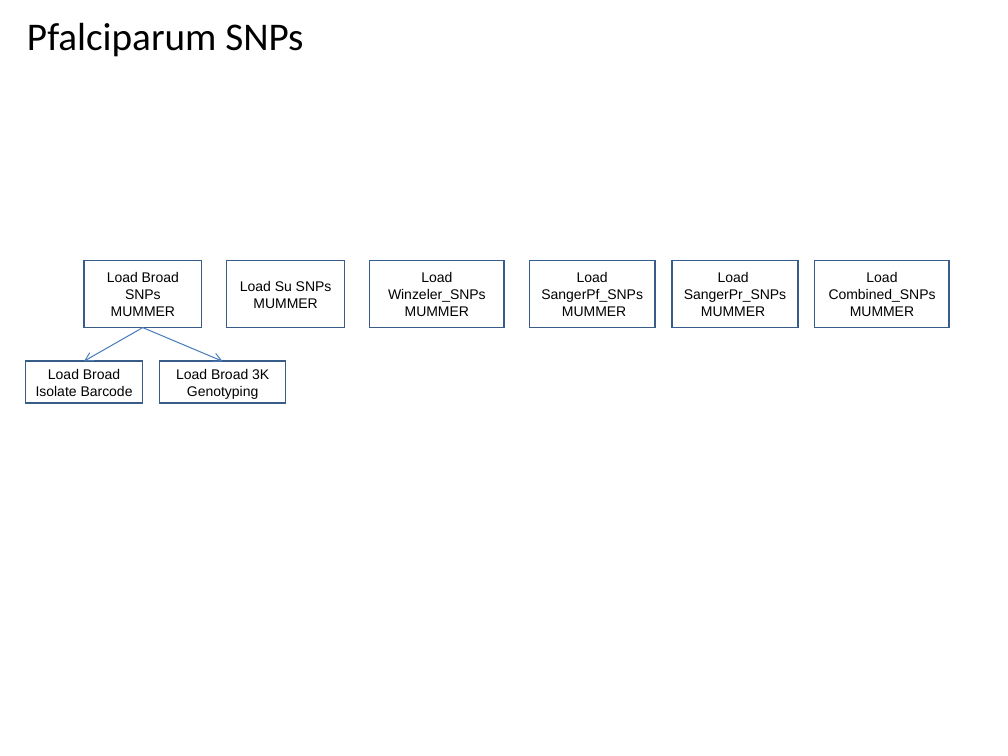
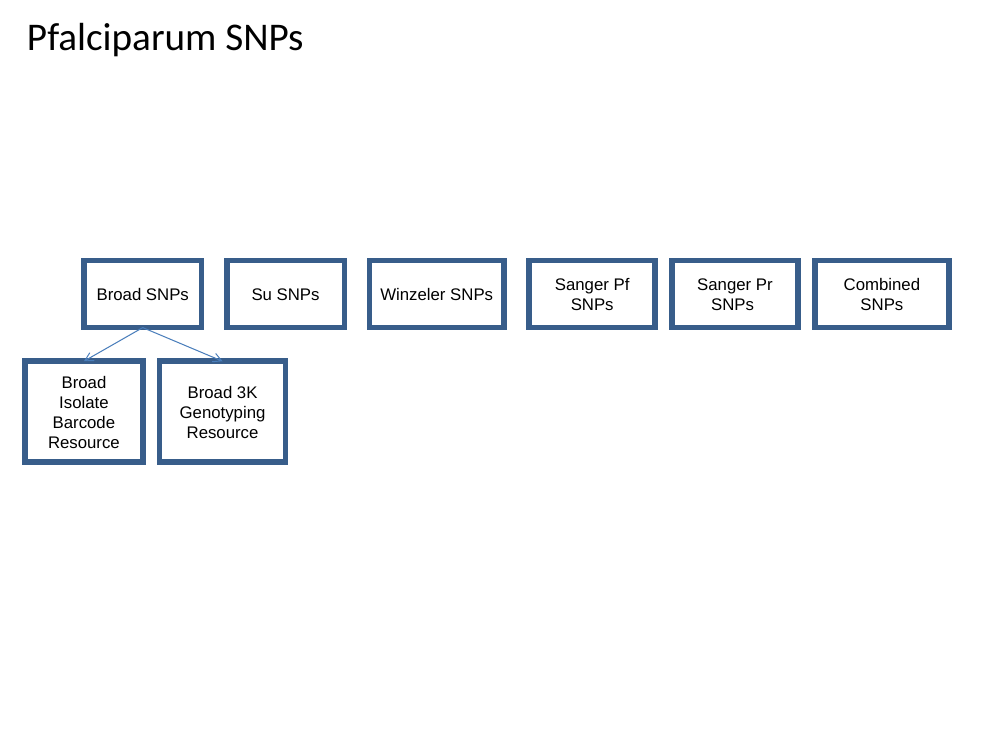
Before and after one commit to VEuPathDB/ApiCommonWorkflow, a slide deck: slide 11 of Main/doc/IntegratedWorkflow.ppt. Drawn at 1008x756 pixels with LibreOffice and Linux fonts; fonts in the diff are those of the drawing. Boxes give left, top, right and bottom in pixels: in the first picture for what was removed or moved away, otherwise in the second. Text is boxed around its words. In the diff, an @@ line names an element or a change of style, - is before the commit and + after.

Commit message:
correct SNPs graph

```diff
--- a/Main/doc/IntegratedWorkflow.ppt
+++ b/Main/doc/IntegratedWorkflow.ppt
@@ outline #385D8A 0.99 pt to #385D8A 4 pt in 8 elements at [227, 260, 345, 328], [84, 260, 202, 328], [370, 260, 504, 328], [814, 260, 949, 328], [159, 361, 285, 462], [25, 361, 143, 462], [529, 260, 655, 328], [672, 260, 798, 328] @@
@@ text in rectangle at [97, 288, 189, 300]: text changed; size 10 to 12 pt @@
-Load Broad SNPs MUMMER
+Broad SNPs
@@ text in rectangle at [252, 288, 320, 300]: text changed; size 10 to 12 pt @@
-Load Su SNPs
-MUMMER
+Su SNPs
@@ text in rectangle at [380, 288, 493, 300]: text changed; size 10 to 12 pt @@
-Load Winzeler_SNPs
-MUMMER
+Winzeler SNPs
@@ text in rectangle at [555, 278, 630, 310]: text changed; size 10 to 12 pt @@
-Load SangerPf_SNPs
-MUMMER
+Sanger Pf SNPs
@@ text in rectangle at [697, 278, 773, 310]: text changed; size 10 to 12 pt @@
-Load SangerPr_SNPs
-MUMMER
+Sanger Pr SNPs
@@ text in rectangle at [844, 278, 920, 310]: text changed; size 10 to 12 pt @@
-Load Combined_SNPs
-MUMMER
+Combined SNPs
@@ rectangle "Broad Isolate Barcode": place and size @@
-rectangle "Broad Isolate Barcode" at [25, 361, 143, 403]
+rectangle "Broad Isolate Barcode" at [25, 361, 143, 462]
@@ text in rectangle at [48, 376, 120, 448]: text changed; size 10 to 12 pt @@
-Load Broad Isolate Barcode
+Broad Isolate Barcode
+Resource
@@ rectangle "Broad 3K Genotyping": place and size @@
-rectangle "Broad 3K Genotyping" at [159, 361, 285, 403]
+rectangle "Broad 3K Genotyping" at [159, 361, 285, 462]
@@ text in rectangle at [180, 386, 266, 438]: text changed; size 10 to 12 pt @@
-Load Broad 3K Genotyping
+Broad 3K Genotyping
+Resource
```
Also in this commit, not shown: 3 other slides changed.
